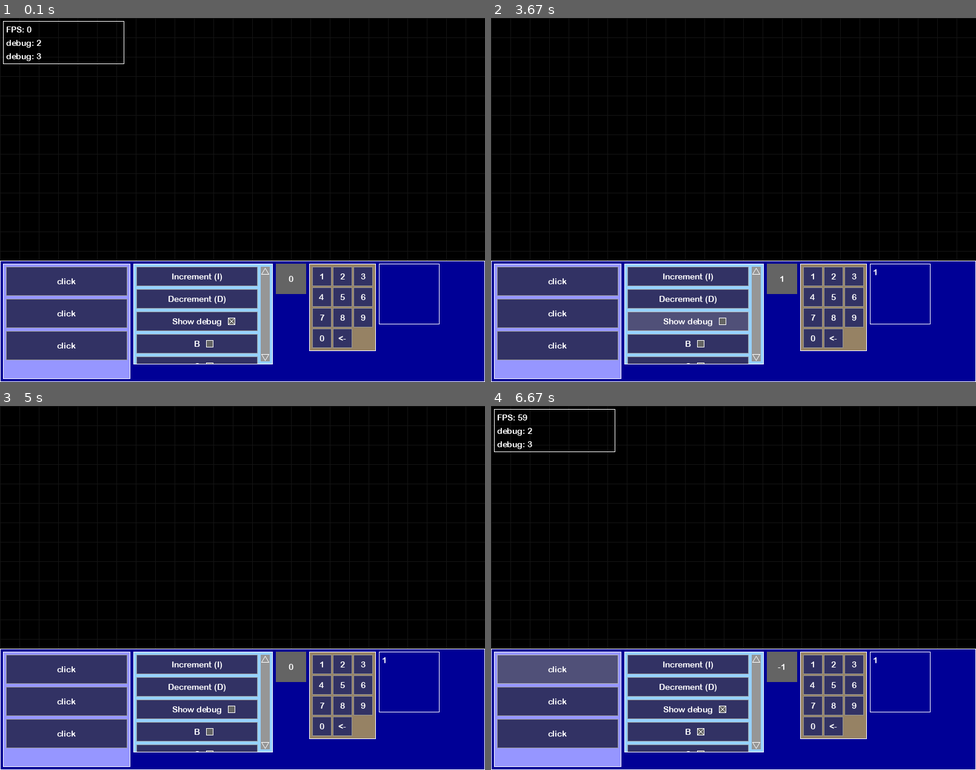
Above: before the commit, frames 1-4 (two rows, left to right).
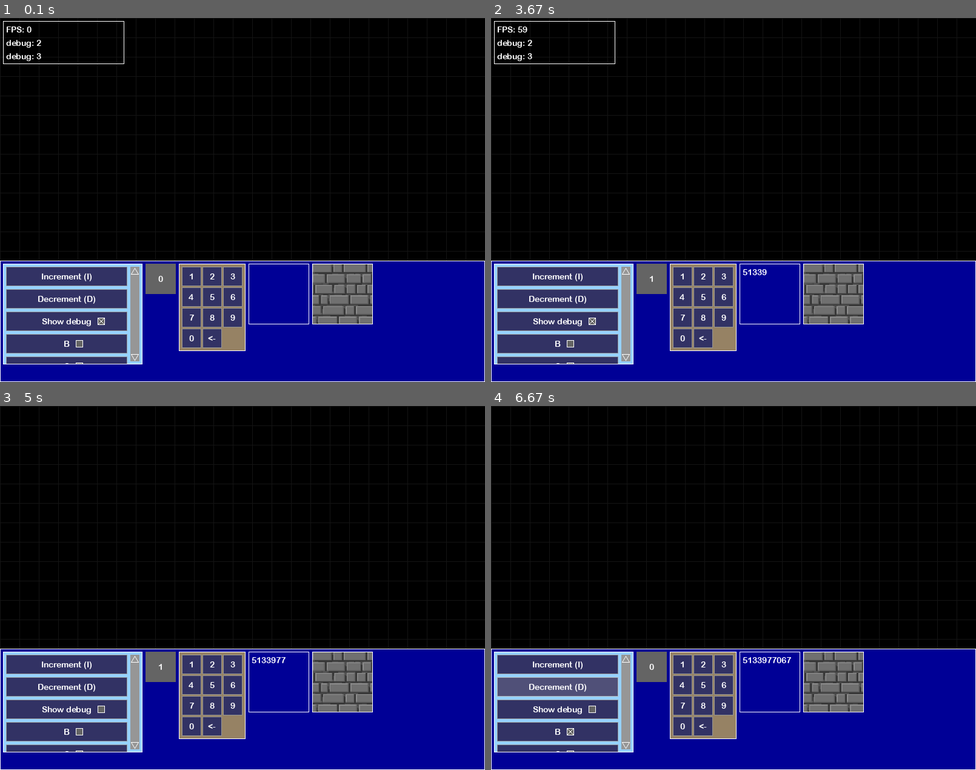
Above: after the commit, the same moments.

Repository: JonathanMurray/pygameui
Game: pygame game, started from main.py
Same seed, same stepped clock (60 frames per second), same inputs: the game is played once before the commit and once after it.
Inputs (mouse positions are in pixels of both pictures, inside the frame that each line leads up to):
- Up to frame 1 (0.1 s): no input
- Up to frame 2 (3.67 s): press the mouse at (554, 32) at 0.37 s; move the mouse to (651, 170) at 0.47 s; release the mouse at (748, 309) at 0.6 s; press the mouse at (515, 54) at 0.7 s; move the mouse to (641, 167) at 0.8 s; release the mouse at (772, 276) at 0.93 s; press the mouse at (704, 298) at 1.03 s; move the mouse to (757, 221) at 1.13 s; release the mouse at (811, 149) at 1.27 s; click (573, 272) at 1.38 s; tap 1 at 1.67 s; press the mouse at (558, 345) at 2.03 s; move the mouse to (660, 341) at 2.13 s; release the mouse at (767, 338) at 2.27 s; press the mouse at (558, 345) at 2.37 s; move the mouse to (578, 265) at 2.47 s; release the mouse at (602, 185) at 2.6 s; press the mouse at (723, 276) at 2.7 s; move the mouse to (752, 210) at 2.8 s; release the mouse at (782, 149) at 2.93 s; press the mouse at (723, 276) at 3.03 s; move the mouse to (723, 178) at 3.13 s; release the mouse at (728, 83) at 3.27 s; press the mouse at (723, 316) at 3.37 s; move the mouse to (689, 316) at 3.47 s; release the mouse at (651, 316) at 3.6 s
- Up to frame 3 (5 s): press the mouse at (194, 704) at 3.7 s; move the mouse to (247, 671) at 3.8 s; release the mouse at (300, 638) at 3.93 s; press the mouse at (194, 704) at 4.03 s; move the mouse to (242, 642) at 4.13 s; release the mouse at (291, 580) at 4.27 s; click (72, 708) at 4.38 s; press the mouse at (213, 697) at 4.7 s; move the mouse to (305, 668) at 4.8 s; release the mouse at (402, 642) at 4.93 s
- Up to frame 4 (6.67 s): press the mouse at (685, 726) at 5.03 s; move the mouse to (782, 638) at 5.13 s; release the mouse at (879, 551) at 5.27 s; press the mouse at (723, 686) at 5.37 s; move the mouse to (796, 620) at 5.47 s; release the mouse at (874, 555) at 5.6 s; press the mouse at (685, 704) at 5.7 s; move the mouse to (665, 606) at 5.8 s; release the mouse at (651, 507) at 5.93 s; press the mouse at (558, 733) at 6.03 s; move the mouse to (699, 591) at 6.13 s; release the mouse at (840, 453) at 6.27 s; click (558, 679) at 6.38 s

The runs differ from the first frame. In frame 1, 14% of the frame differs, in the area x 0-91%, y 67-100%; in frame 2, 15%; in frame 3, 14%; in frame 4, 16%, in the area x 0-91%, y 0-100%.

Commit message:
Implement very basic image rendering

Diff:
--- /dev/null
+++ b/images.py
@@ -0,0 +1,22 @@
+from typing import Tuple
+
+import pygame
+from pygame.color import Color
+
+from ui import Component, Style
+
+
+class Surface(Component):
+  def __init__(self, surface, **kwargs):
+    super().__init__(surface.get_size(), **kwargs)
+    self._surface = surface
+
+  def _render_contents(self, surface):
+    surface.blit(self._surface, self._rect)
+
+
+def image_surface(file_path: str, size: Tuple[int, int]) -> Surface:
+  original_image = pygame.image.load(file_path)
+  original_image.convert()
+  scaled_image = pygame.transform.scale(original_image, size)
+  return Surface(scaled_image, style=Style(border_color=Color(255, 255, 255)))
--- a/main.py
+++ b/main.py
@@ -10,6 +10,7 @@
 from checkbox import checkbox
 from containers import ListContainer, Orientation, AbsolutePosContainer, ScrollContainer, GridContainer
 from counter import Counter
+from images import image_surface
 from text import FormattedText, StaticText, TextArea
 from ui import BackgroundGrid, Style
 
@@ -85,8 +86,10 @@
   grid_container = GridContainer(children=grid_children, dimensions=(3, 4), padding=5, margin=2,
                                  style=Style(background=Color(150, 130, 100), border_color=COLOR_WHITE))
 
+  img = image_surface('resources/stone_tile.png', (100, 100))
+
   hud = ListContainer(width=800, height=200,
-                      children=[left_menu_bar, right_menu_bar, counter, grid_container, text_field],
+                      children=[right_menu_bar, counter, grid_container, text_field, img],
                       margin=5,
                       padding=5, orientation=Orientation.HORIZONTAL,
                       style=Style(border_color=COLOR_WHITE, background=Color(0, 0, 150)))
Binary file added: resources/stone_tile.png
